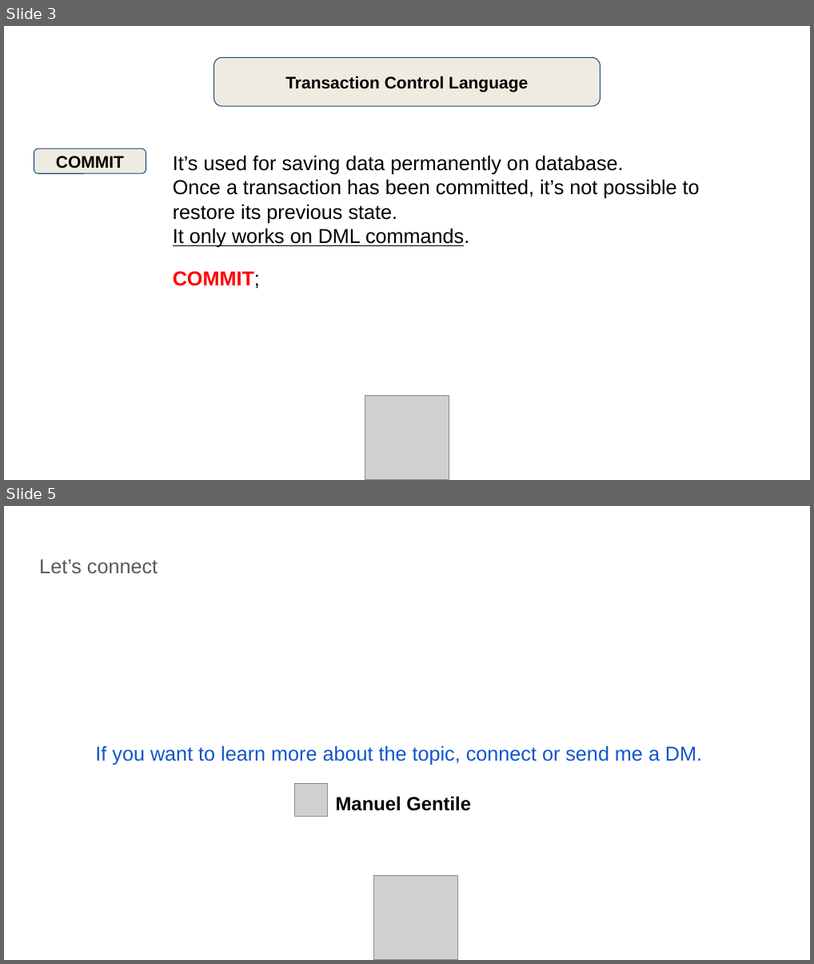
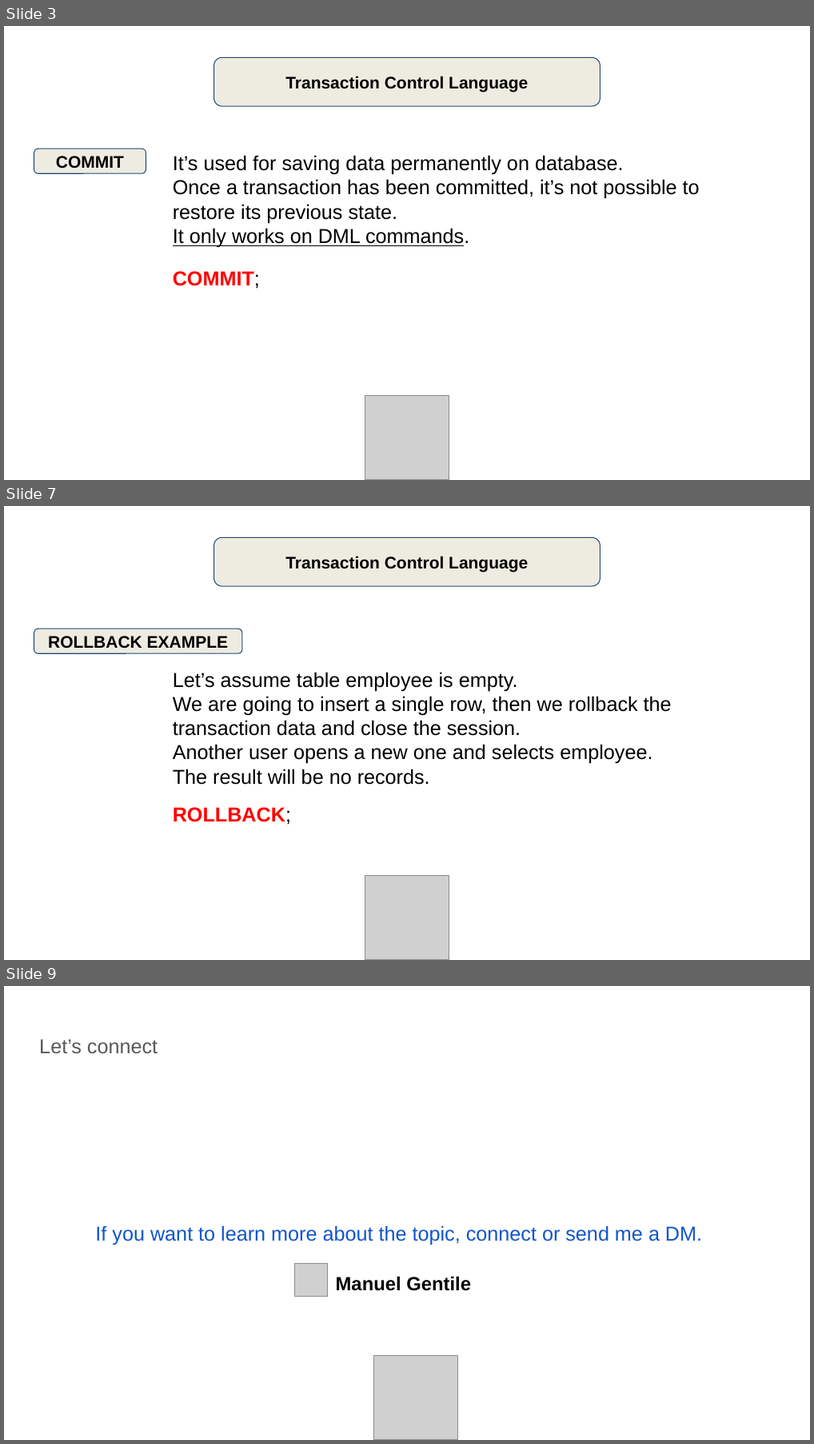
Before and after one commit to manug7/slides, a slide deck: sql/2 - types/2.4 - TCL/slide/SQL Types - TCL.odp. Shown one above the other, each under a label of ours: slides 3 and 5 before the commit, slides 3, 7 and 9 after it; the slides between them are not shown. The pictures are 814x964 and 814x1444 pixels, drawn with LibreOffice and Linux fonts; fonts in the diff are those of the drawing; grey boxes stand for pictures. Boxes give left, top, right and bottom in pixels: in the first picture for what was removed or moved away, otherwise in the second. Text is boxed around its words. In the diff, an @@ line names an element or a change of style, - is before the commit and + after.

```diff
--- a/sql/2 - types/2.4 - TCL/slide/SQL Types - TCL.odp
+++ b/sql/2 - types/2.4 - TCL/slide/SQL Types - TCL.odp
@@ slide 7 added at [4, 506, 810, 960], background #FFFFFF @@
@@ rounded rectangle added at [214, 537, 600, 586], fill #EEECE1, outline #1F497D 0.74 pt, 15 pt, text #000000, bold @@
+Transaction Control Language
@@ rounded rectangle added at [34, 628, 242, 653], fill #EEECE1, outline #1F497D 0.74 pt, 15 pt, text #000000, bold @@
+ROLLBACK EXAMPLE
@@ text added at [173, 672, 672, 784], 18 pt, text #000000 @@
+Let’s assume table employee is empty.
+We are going to insert a single row, then we rollback the transaction data and close the session.
+Another user opens a new one and selects employee.
+The result will be no records.
@@ text added at [173, 807, 291, 824], 18 pt, text #FF0000, bold @@
+ROLLBACK;
@@ picture added at [366, 876, 449, 959] @@
@@ what was slide 5 is now slide 9 @@
```
Also in this commit, not shown: 1 slide changed, 3 other slides added, 1 other file.
